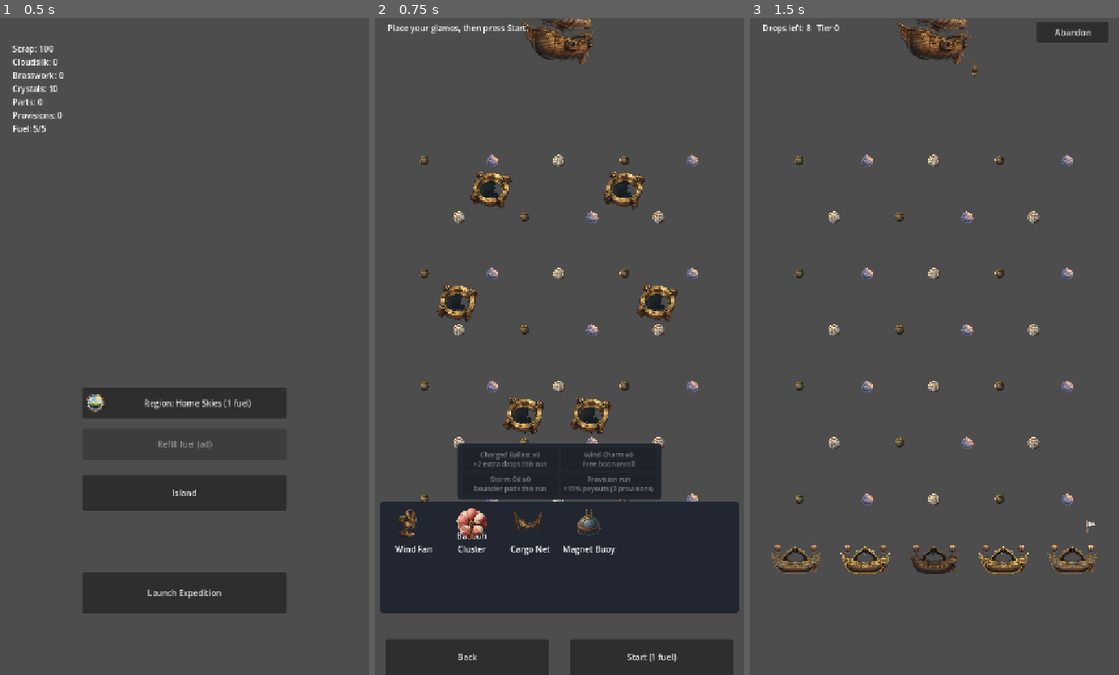
Above: before the commit, frames 1-3 (left to right).
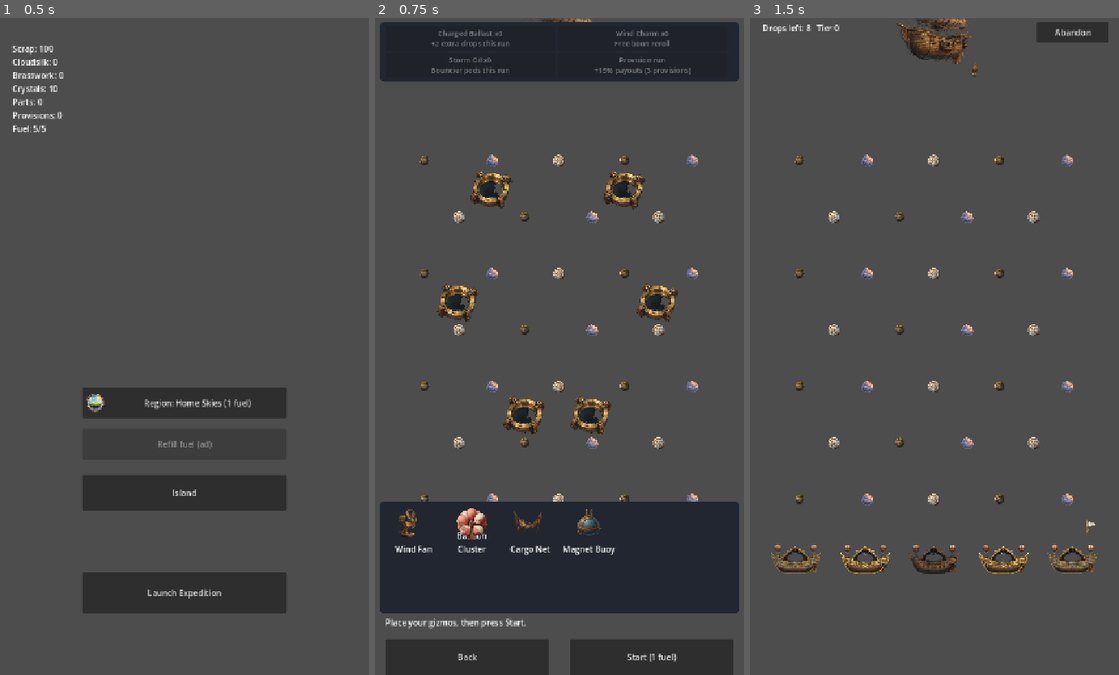
Above: after the commit, the same moments.

Repository: Graydyn/windfall-isle
Game: Godot game, scene res://game/main.tscn
Two runs of this game, one before a commit and one after it. Both use one fixed random seed, a clock stepped at 60 frames per second and the inputs below.
Inputs:
- Up to frame 1 (0.5 s): no input
- Up to frame 2 (0.75 s): click "Launch Expedition" at 0.5 s
- Up to frame 3 (1.5 s): click "Start (1 fuel)" at 1.25 s

Frame 1 is identical in both runs. In frame 2, 13% of the frame differs, in the area x 1-99%, y 0-93%; in frame 3, nothing differs.

Commit message:
feat: kit panel moves to the top band of the run setup screen
The top of the screen was mostly empty during setup (just the one-line
prompt), while the kit panel was squeezed between slot targets and the
tray. Now the kit panel spans the full width at the top (y 8-120,
clearing the y=132 slot targets of regions 3/4), with roomier 332x46
chips at a 14px font. The setup prompt moves to SetupStatus beside the
Start button, and the HUD label stays blank until the run starts.

Co-Authored-By: Claude Fable 5 <noreply@anthropic.com>

Diff:
--- a/game/run/salvage_run.gd
+++ b/game/run/salvage_run.gd
@@ -218,12 +218,13 @@
 		var chip := Button.new()
 		chip.toggle_mode = true
 		chip.name = "Kit_" + kit_id
-		# The panel is pinned to the one rect that clears every region's slot
-		# targets (see test_kit_panel_intersects_no_slot_target_in_any_region),
-		# so the two-line chips earn their room with a smaller font instead of
-		# a bigger panel.
-		chip.custom_minimum_size = Vector2(188.0, 44.0)
-		chip.add_theme_font_size_override("font_size", 13)
+		# The panel owns the top band (the setup prompt lives in SetupStatus,
+		# and the HUD label is blank until the run starts); it must stay above
+		# y=132 where regions 3/4 slot targets begin (guarded by
+		# test_kit_panel_intersects_no_slot_target_in_any_region), so the
+		# chips hold two text lines via a 14px font.
+		chip.custom_minimum_size = Vector2(332.0, 46.0)
+		chip.add_theme_font_size_override("font_size", 14)
 		# PASS, not STOP: the chip still takes its press, but a drag-drop
 		# released over the kit area falls through to any slot target beneath
 		# (region 2's lowest slots overlap this rect; Plan 9 drop-walk lesson).
@@ -453,7 +454,11 @@
 
 func _refresh_hud() -> void:
 	if _phase == Phase.SETUP:
-		$UI/HudLabel.text = "Place your gizmos, then press Start."
+		# The kit panel owns the top band during setup; the prompt shows in
+		# SetupStatus by the Start button instead (until a fuel error replaces it).
+		$UI/HudLabel.text = ""
+		if String($UI/SetupUI/SetupStatus.text) == "":
+			$UI/SetupUI/SetupStatus.text = "Place your gizmos, then press Start."
 		return
 	var parts := PackedStringArray()
 	for currency in model.loot:
--- a/game/run/salvage_run.tscn
+++ b/game/run/salvage_run.tscn
@@ -82,10 +82,10 @@
 mouse_filter = 2
 
 [node name="KitPanel" type="PanelContainer" parent="UI/SetupUI"]
-offset_left = 160.0
-offset_top = 830.0
-offset_right = 560.0
-offset_bottom = 938.0
+offset_left = 10.0
+offset_top = 8.0
+offset_right = 710.0
+offset_bottom = 120.0
 mouse_filter = 2
 
 [node name="KitFlow" type="HFlowContainer" parent="UI/SetupUI/KitPanel"]
--- a/tests/test_run_setup.gd
+++ b/tests/test_run_setup.gd
@@ -34,7 +34,9 @@
 		"gizmos install at Start, not at boot")
 	assert_eq(FuelModel.current(GameState.data["fuel"], TimeUtil.now()), 5,
 		"no fuel is spent by entering the scene")
-	assert_string_contains(String(scene.get_node("UI/HudLabel").text), "Place your gizmos")
+	assert_eq(String(scene.get_node("UI/HudLabel").text), "",
+		"the kit panel owns the top band during setup; the HUD stays blank")
+	assert_string_contains(String(scene.get_node("UI/SetupUI/SetupStatus").text), "Place your gizmos")
 
 func test_drops_are_ignored_during_setup() -> void:
 	var drops_before: int = scene.model.drops_remaining()
